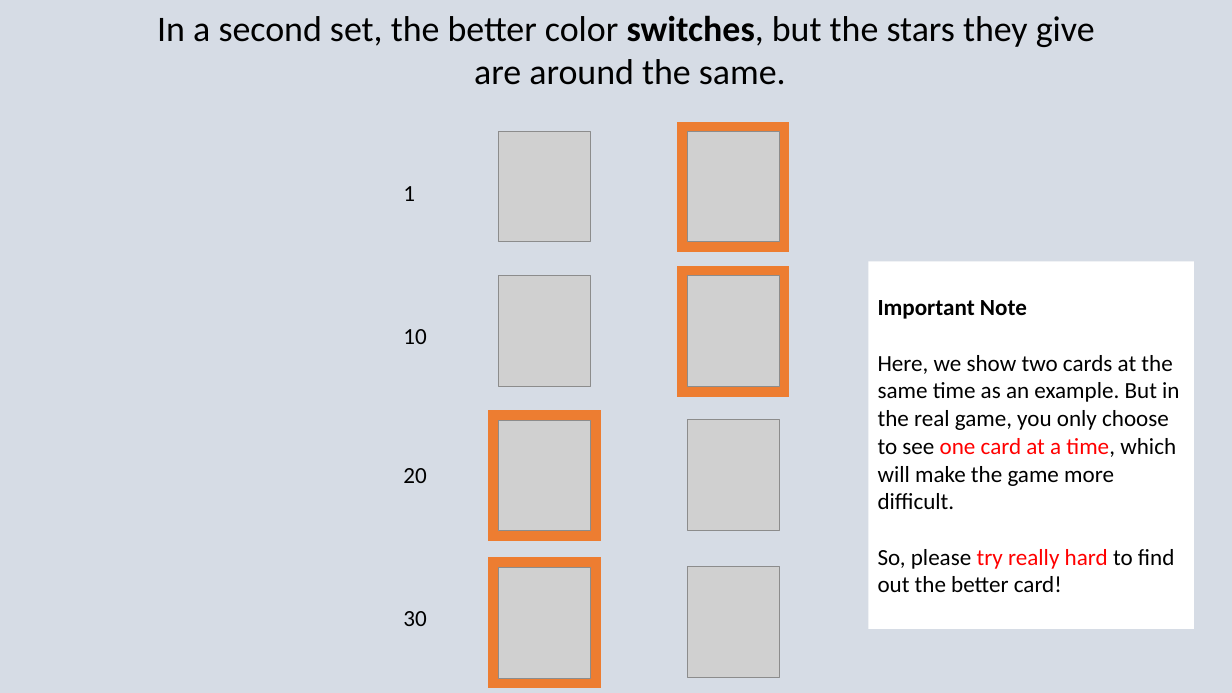
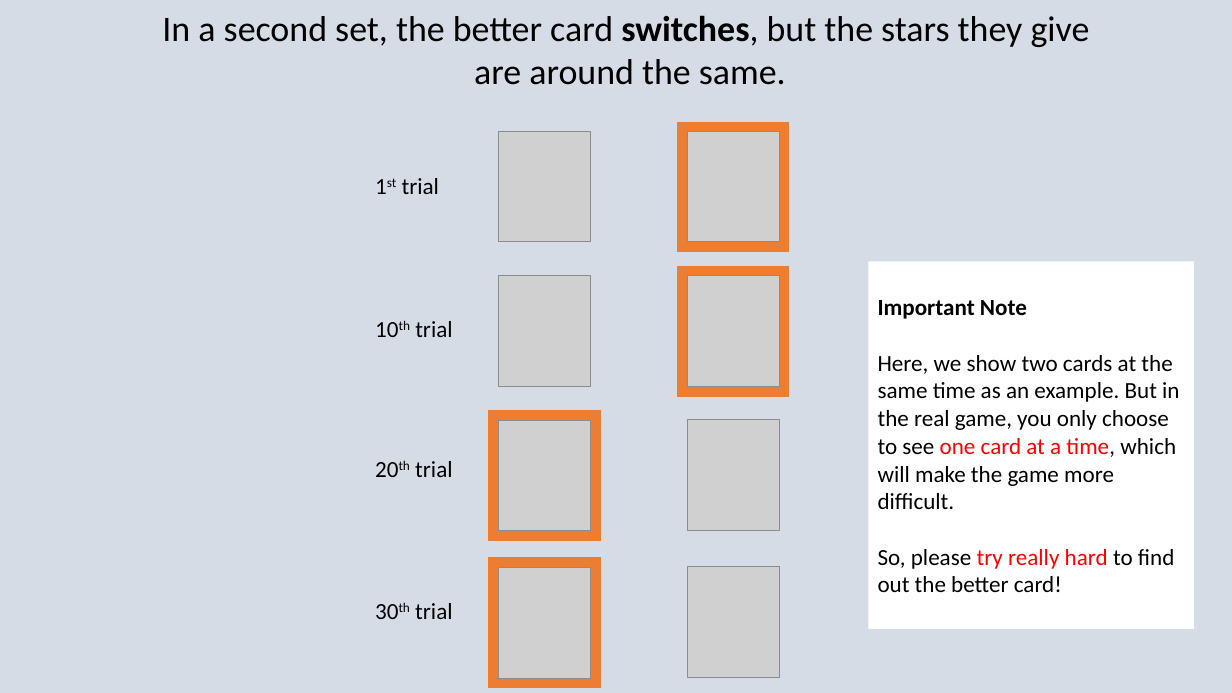
Before and after one commit to LillianXu2019/LUX-RL, a slide deck: slide 15 of images/task_instructions_lux.pptx. Drawn at 1232x693 pixels with LibreOffice and Linux fonts; fonts in the diff are those of the drawing; grey boxes stand for pictures. Boxes give left, top, right and bottom in pixels: in the first picture for what was removed or moved away, otherwise in the second. Text is boxed around its words. In the diff, an @@ line names an element or a change of style, - is before the commit and + after.

```diff
--- a/images/task_instructions_lux.pptx
+++ b/images/task_instructions_lux.pptx
@@ text at [162, 15, 1090, 47]: text changed @@
-In a second set, the better color switches, but the stars they give
+In a second set, the better card switches, but the stars they give
@@ text at [402, 178, 439, 194]: text changed @@
-1
+1st trial
@@ text at [415, 321, 452, 337]: text changed @@
-10
+10th trial
@@ text at [415, 461, 452, 477]: text changed @@
-20
+20th trial
@@ text at [415, 603, 452, 619]: text changed @@
-30
+30th trial
```
Also in this commit, not shown: 3 other slides changed, 7 slides added, 1 slide removed, 12 other files.
